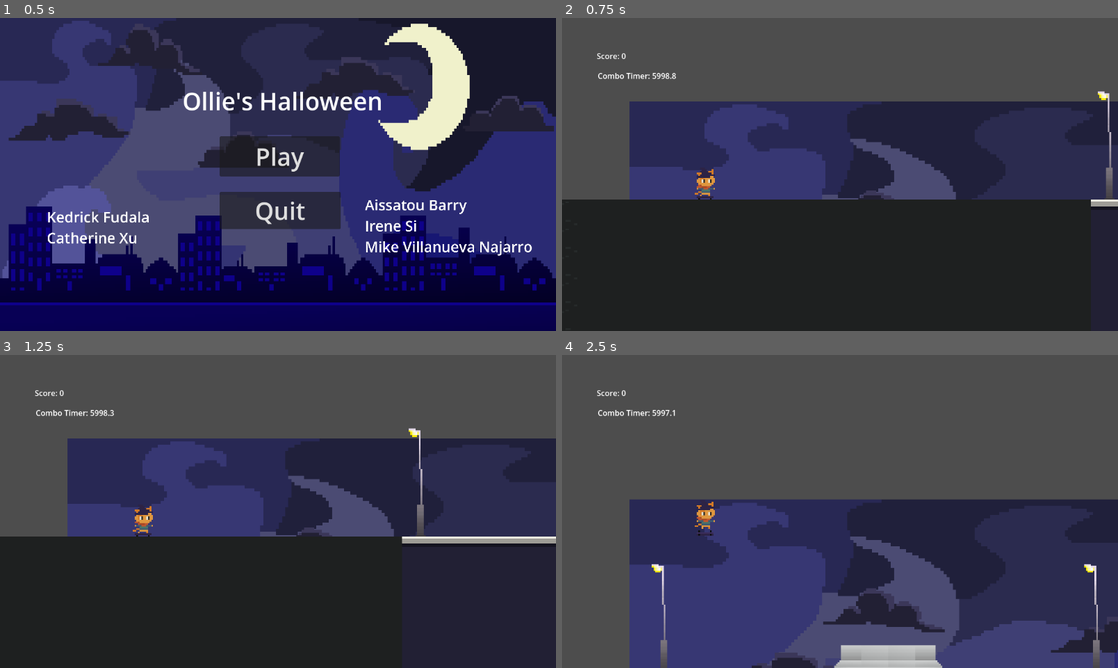
Above: before the commit, frames 1-4 (two rows, left to right).
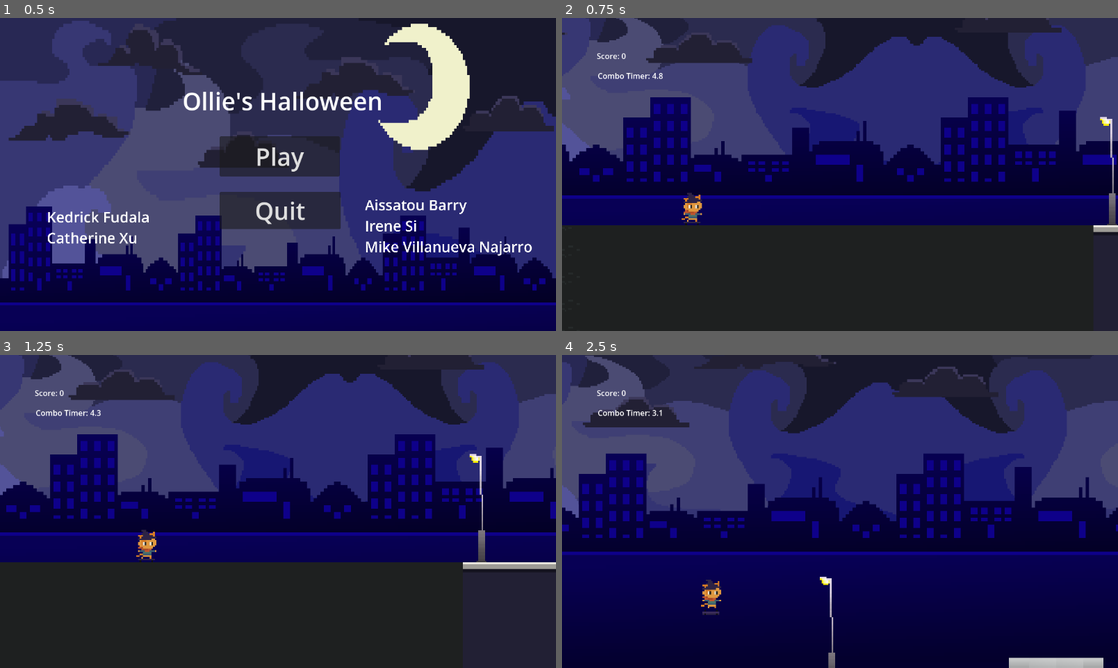
Above: after the commit, the same moments.

Repository: kedrickfudala/SGD-Spooky-Game-Jam
Game: Godot game, scene res://src/game_container.tscn
Two runs of this game, one before a commit and one after it. Both use one fixed random seed, a clock stepped at 60 frames per second and the inputs below.
Inputs:
- Up to frame 1 (0.5 s): no input
- Up to frame 2 (0.75 s): click "Play" at 0.5 s
- Up to frame 3 (1.25 s): no input
- Up to frame 4 (2.5 s): tap S (drop, bound only after the commit) at 1.35, 2.3 s; tap Space (jump) at 1.52, 1.55, 1.82, 2.1, 2.27 s

Frame 1 is identical in both runs. In frame 2, 64% of the frame differs, in the area x 0-100%, y 0-69%; in frame 3, 65%; in frame 4, 99%, in the area x 0-100%, y 0-100%.

Commit message:
fixed map segment gap bug, fixed background parallax, added death condition on hitting terrain and stopping

Diff:
--- a/project.godot
+++ b/project.godot
@@ -25,11 +25,18 @@
 jump={
 "deadzone": 0.5,
 "events": [Object(InputEventKey,"resource_local_to_scene":false,"resource_name":"","device":-1,"window_id":0,"alt_press …(191 unchanged characters)…
+, Object(InputEventKey,"resource_local_to_scene":false,"resource_name":"","device":-1,"window_id":0,"alt_pressed":false,"shift_pressed":false,"ctrl_pressed":false,"meta_pressed":false,"pressed":false,"keycode":0,"physical_keycode":87,"key_label":0,"unicode":119,"location":0,"echo":false,"script":null)
 ]
 }
 combo={
 "deadzone": 0.5,
 "events": [Object(InputEventKey,"resource_local_to_scene":false,"resource_name":"","device":-1,"window_id":0,"alt_press …(195 unchanged characters)…
+]
+}
+drop={
+"deadzone": 0.5,
+"events": [Object(InputEventKey,"resource_local_to_scene":false,"resource_name":"","device":-1,"window_id":0,"alt_pressed":false,"shift_pressed":false,"ctrl_pressed":false,"meta_pressed":false,"pressed":false,"keycode":0,"physical_keycode":83,"key_label":0,"unicode":115,"location":0,"echo":false,"script":null)
+, Object(InputEventKey,"resource_local_to_scene":false,"resource_name":"","device":-1,"window_id":0,"alt_pressed":false,"shift_pressed":false,"ctrl_pressed":false,"meta_pressed":false,"pressed":false,"keycode":0,"physical_keycode":4194325,"key_label":0,"unicode":0,"location":0,"echo":false,"script":null)
 ]
 }
 
--- a/src/levels/level_template.gd
+++ b/src/levels/level_template.gd
@@ -5,9 +5,19 @@
 
 @export var right_height : int
 
+#func _physics_process(_delta: float) -> void:
+	##if world.game_start:
+		#global_position.x -= world.speed
+		#if world.player_inst:
+			#if global_position.x <= world.player_inst.global_position.x - 512:
+				#world.spawn_random_level(world.level_insts[2].global_position.x + 512)
+				#world.level_insts.remove_at(0)
+				#queue_free()
+		#else:
+			#print("ERROR: Player inst does not exist")
+
 func _physics_process(_delta: float) -> void:
 	if world.game_start:
-		global_position.x -= world.speed
 		if world.player_inst:
 			if global_position.x <= world.player_inst.global_position.x - 512:
 				world.spawn_random_level(world.level_insts[2].global_position.x + 512)
--- a/src/levels/world.gd
+++ b/src/levels/world.gd
@@ -20,7 +20,7 @@
 @onready var level_insts = []
 @onready var level_segments = [level_0,level_1,level_2,level_3,level_4,level_5,level_6,level_7,level_8,level_9]
 
-@onready var speed : float = 2.5
+@onready var speed : float = 100
 
 func _ready():
 	spawn_player()
@@ -31,7 +31,7 @@
 	game_start = true
 
 func _physics_process(_delta: float) -> void:
-	speed += 0.0002
+	speed += 0.02
 	#print(speed)
 
 func spawn_player():
--- a/src/levels/world.tscn
+++ b/src/levels/world.tscn
@@ -12,28 +12,35 @@
 scroll_base_scale = Vector2(0.45, 0.45)
 
 [node name="ParallaxLayer" type="ParallaxLayer" parent="ParallaxBackground"]
-position = Vector2(35, 67)
+motion_scale = Vector2(0.15, 0.15)
+motion_mirroring = Vector2(512, 256)
 
-[node name="Sprite2D2" type="Sprite2D" parent="ParallaxBackground/ParallaxLayer"]
-texture_repeat = 2
-position = Vector2(202.5, 51.75)
-scale = Vector2(1.83984, 1.83984)
+[node name="SpriteSky" type="Sprite2D" parent="ParallaxBackground/ParallaxLayer"]
+position = Vector2(206, 103)
 texture = ExtResource("2_nyh8e")
+region_rect = Rect2(0, 0, 338.015, 129.625)
 
 [node name="ParallaxLayer2" type="ParallaxLayer" parent="ParallaxBackground"]
-position = Vector2(35, 67)
+motion_scale = Vector2(0.35, 0.35)
+motion_mirroring = Vector2(512, 0)
 
-[node name="Sprite2D2" type="Sprite2D" parent="ParallaxBackground/ParallaxLayer2"]
-texture_repeat = 2
-position = Vector2(204, 80)
-scale = Vector2(1.84028, 1.86719)
+[node name="SpriteCity" type="Sprite2D" parent="ParallaxBackground/ParallaxLayer2"]
+position = Vector2(119, 23.5)
+scale = Vector2(2, 2)
 texture = ExtResource("3_tjuy5")
 
+[node name="ColorRect" type="ColorRect" parent="ParallaxBackground/ParallaxLayer2"]
+offset_left = -137.0
+offset_top = 151.0
+offset_right = 375.0
+offset_bottom = 1445.0
+color = Color(0.0156863, 0, 0.180392, 1)
+
 [node name="ParallaxLayer3" type="ParallaxLayer" parent="ParallaxBackground"]
-position = Vector2(35, 67)
+motion_scale = Vector2(0.5, 0.5)
+motion_mirroring = Vector2(512, 0)
 
-[node name="Sprite2D2" type="Sprite2D" parent="ParallaxBackground/ParallaxLayer3"]
-texture_repeat = 2
-position = Vector2(206, 81)
-scale = Vector2(1.50148, 1.52344)
+[node name="SpriteClouds" type="Sprite2D" parent="ParallaxBackground/ParallaxLayer3"]
+position = Vector2(92, 20)
+scale = Vector2(1.5, 1.5)
 texture = ExtResource("4_8fqes")
--- a/src/player/player.gd
+++ b/src/player/player.gd
@@ -14,32 +14,41 @@
 
 @onready var score : int = 0
 @onready var jumps : int = 2
+@onready var drops : int = 1
 
 func _ready():
 	spawn_player_hud()
-	combo_timer.set_wait_time(5999)
+	combo_timer.set_wait_time(5)
 	combo_timer.start()
 	animation_player.play("cat_skating")
 
 func _physics_process(_delta: float) -> void:
+	camera.position_smoothing_speed = 3 + (world.speed / 100)
 	if world.game_start:
 		if player_hud_inst:
 			player_hud_inst.score_label.text = str("Score: ") + str(score)
 			player_hud_inst.combo_label.text = str("Combo Timer: ") + str(snapped(combo_timer.time_left, 0.1))
 		handle_input()
 		handle_movement()
+		if velocity.x == 0:
+			world.game_over()
 
 func handle_input():
 	if is_on_floor():
 		jumps = 2
 		animation_player.play("cat_skating")
 	if Input.is_action_just_pressed("jump") and jumps > 0:
+		drops = 1
 		sfx_jump.play()
 		animation_player.play("cat_jump")
 		velocity.y = -250
 		jumps -= 1
+	if Input.is_action_just_pressed("drop") and !is_on_floor() and drops > 0:
+		velocity.y = 250
+		drops -= 1
 
 func handle_movement():
+	velocity.x = world.speed
 	velocity.y += 9.8
 	move_and_slide()
 
--- a/src/player/player.tscn
+++ b/src/player/player.tscn
@@ -96,7 +96,7 @@
 shape = SubResource("RectangleShape2D_miofp")
 
 [node name="Camera2D" type="Camera2D" parent="."]
-offset = Vector2(80, -15)
+offset = Vector2(100, -30)
 zoom = Vector2(3.5, 3.5)
 position_smoothing_enabled = true
 position_smoothing_speed = 3.0
Binary file changed: assets/backgrounds/background_for_spooky_game_jamback.png
